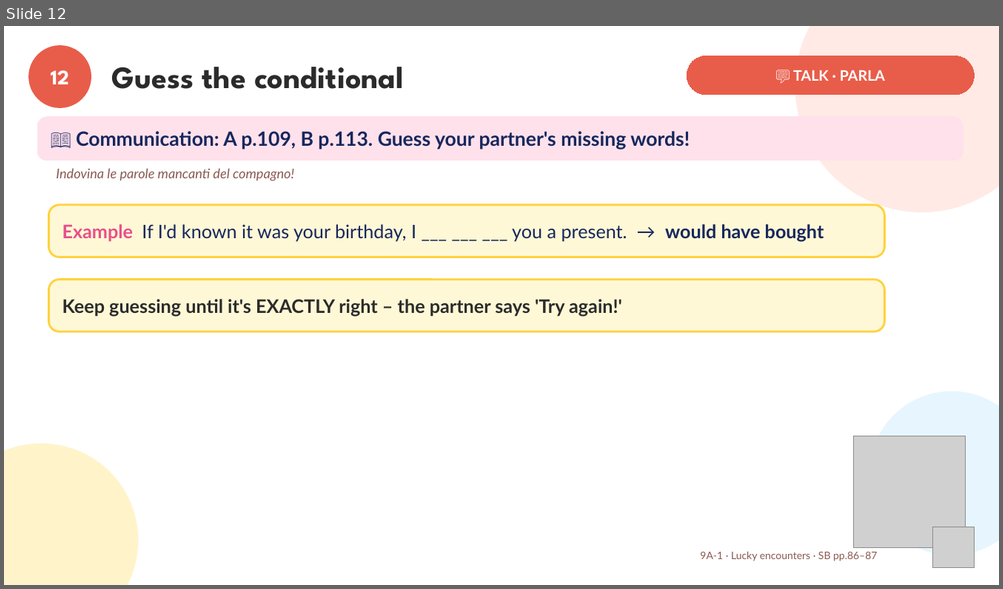
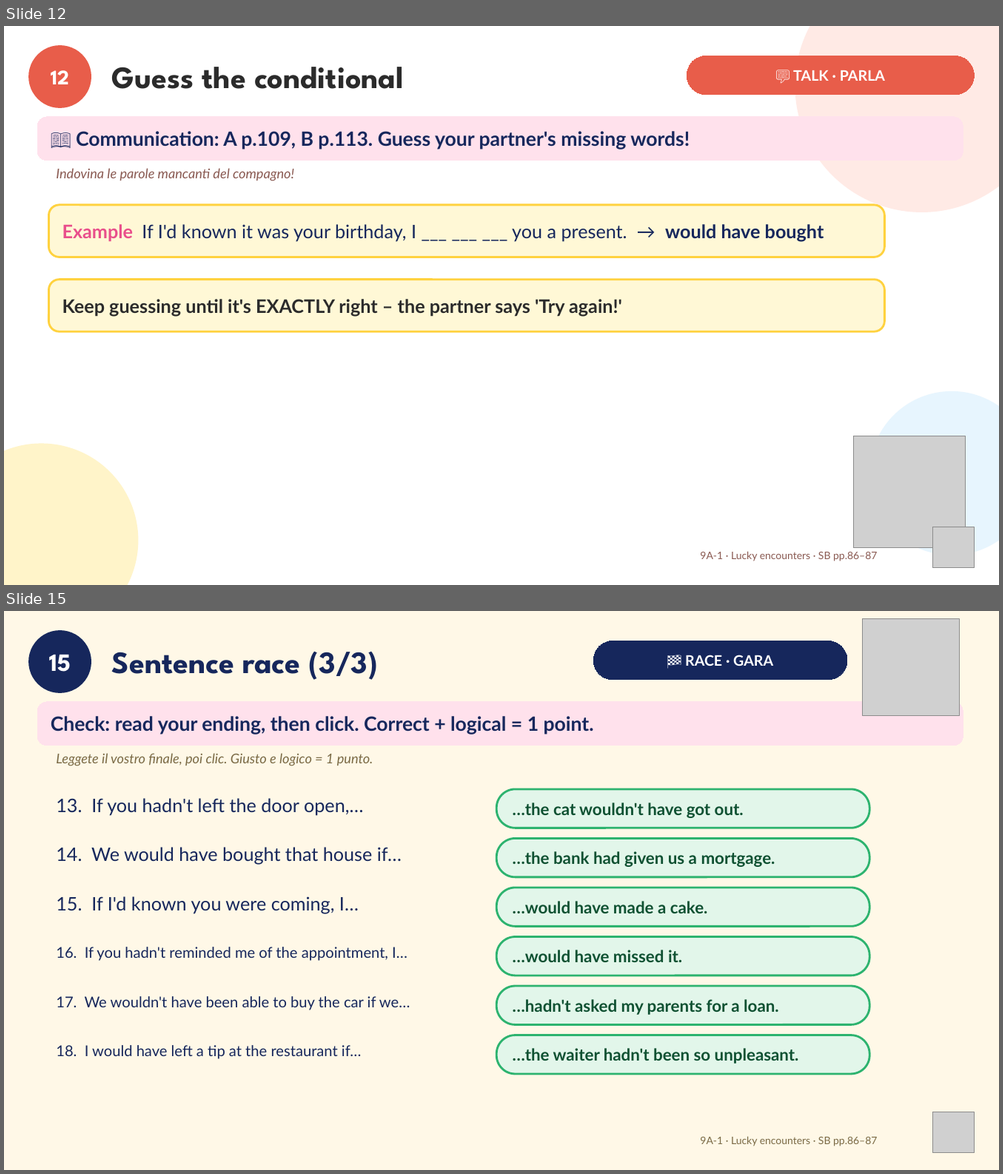
Before and after one commit to londonlanguageschool/Bagheria-, a slide deck: materials/B1/B1_9A-1_Lucky_encounters.pptx. Shown one above the other, each under a label of ours: slide 12 before the commit, slides 12 and 15 after it; the slides between them are not shown. The pictures are 1003x589 and 1003x1174 pixels, drawn with LibreOffice and Linux fonts; fonts in the diff are those of the drawing; grey boxes stand for pictures. Boxes give left, top, right and bottom in pixels: in the first picture for what was removed or moved away, otherwise in the second. Text is boxed around its words. In the diff, an @@ line names an element or a change of style, - is before the commit and + after.

```diff
--- a/materials/B1/B1_9A-1_Lucky_encounters.pptx
+++ b/materials/B1/B1_9A-1_Lucky_encounters.pptx
@@ slide 15 added at (4,611,999,1170), background #FFF8E7 @@
@@ ellipse added at (30,632,90,692), fill #16275C, outline #16275C 3 pt, 24 pt, text #FFFFFF, bold @@
+15
@@ picture added at (862,618,959,715) @@
@@ text added at (112,651,378,680), 30 pt, text #16275C, bold @@
+Sentence race (3/3)
@@ rounded rectangle added at (594,641,847,680), fill #16275C, outline #16275C 0.75 pt, 14 pt, text #FFFFFF, bold @@
+🏁 RACE · GARA
@@ rounded rectangle added at (37,702,963,745), fill #FFE1EC, outline #FFE1EC 0.75 pt, 19 pt, text #16275C, bold @@
+Check: read your ending, then click. Correct + logical = 1 point.
@@ text added at (56,753,373,766), 13 pt, text #7A6A45, italic @@
+Leggete il vostro finale, poi clic. Giusto e logico = 1 punto.
@@ text added at (56,798,363,815), 18 pt, text #16275C @@
+13. If you hadn't left the door open,…
@@ rounded rectangle added at (496,789,870,828), fill #E2F6EA, outline #2DB36F 2 pt, 16 pt, text #0F5132, bold @@
+…the cat wouldn't have got out.
@@ text added at (56,847,401,865), 18 pt, text #16275C @@
+14. We would have bought that house if…
@@ rounded rectangle added at (496,839,870,877), fill #E2F6EA, outline #2DB36F 2 pt, 16 pt, text #0F5132, bold @@
+…the bank had given us a mortgage.
@@ text added at (56,897,358,914), 18 pt, text #16275C @@
+15. If I'd known you were coming, I…
@@ rounded rectangle added at (496,888,870,926), fill #E2F6EA, outline #2DB36F 2 pt, 16 pt, text #0F5132, bold @@
+…would have made a cake.
@@ rounded rectangle added at (496,937,870,976), fill #E2F6EA, outline #2DB36F 2 pt, 16 pt, text #0F5132, bold @@
+…would have missed it.
@@ text added at (56,947,407,961), 14.4 pt, text #16275C @@
+16. If you hadn't reminded me of the appointment, I…
@@ rounded rectangle added at (496,986,870,1025), fill #E2F6EA, outline #2DB36F 2 pt, 16 pt, text #0F5132, bold @@
+…hadn't asked my parents for a loan.
@@ text added at (56,997,410,1011), 14.4 pt, text #16275C @@
+17. We wouldn't have been able to buy the car if we…
@@ text added at (56,1045,361,1059), 14.4 pt, text #16275C @@
+18. I would have left a tip at the restaurant if…
@@ rounded rectangle added at (496,1036,870,1074), fill #E2F6EA, outline #2DB36F 2 pt, 16 pt, text #0F5132, bold @@
+…the waiter hadn't been so unpleasant.
@@ picture added at (933,1113,974,1153) @@
@@ text added at (700,1136,876,1147), 10 pt, text #7A6A45 @@
+9A-1 · Lucky encounters · SB pp.86–87
```
Also in this commit, not shown: 3 slides changed, 2 other slides added, 3 other files.
